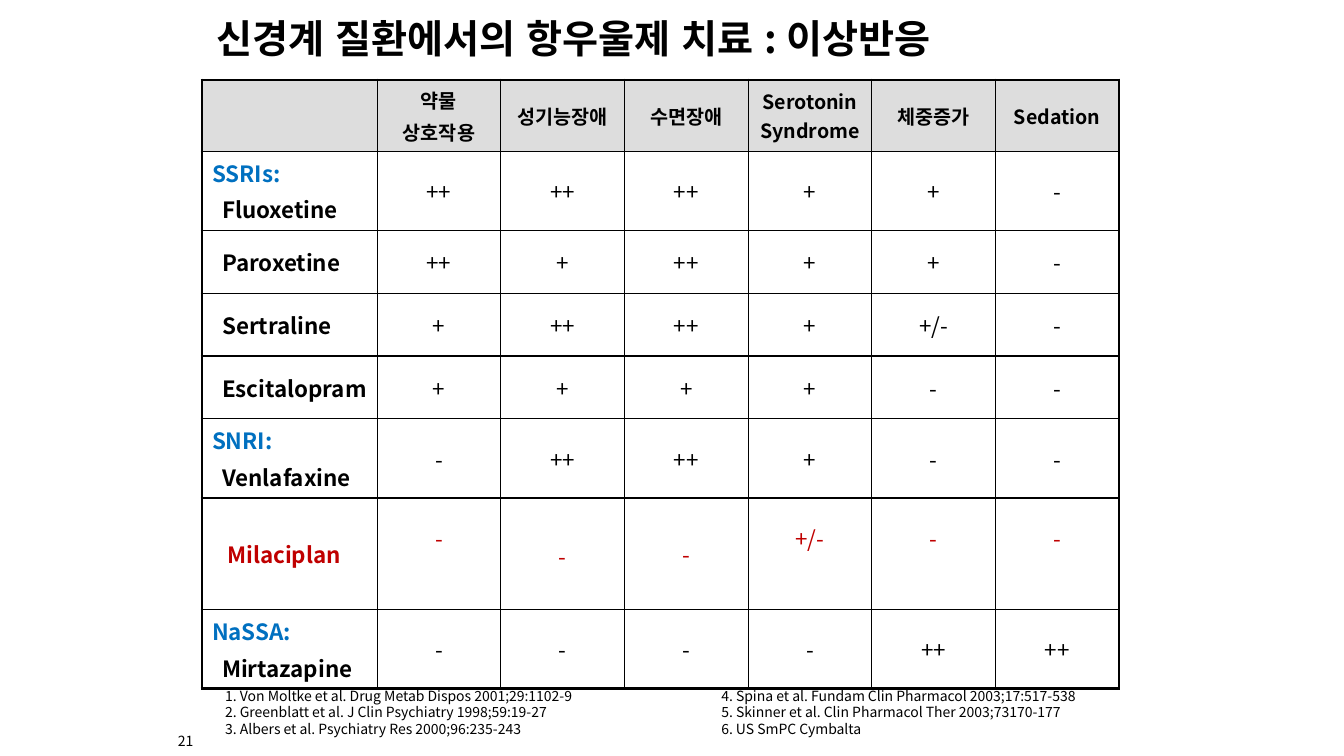
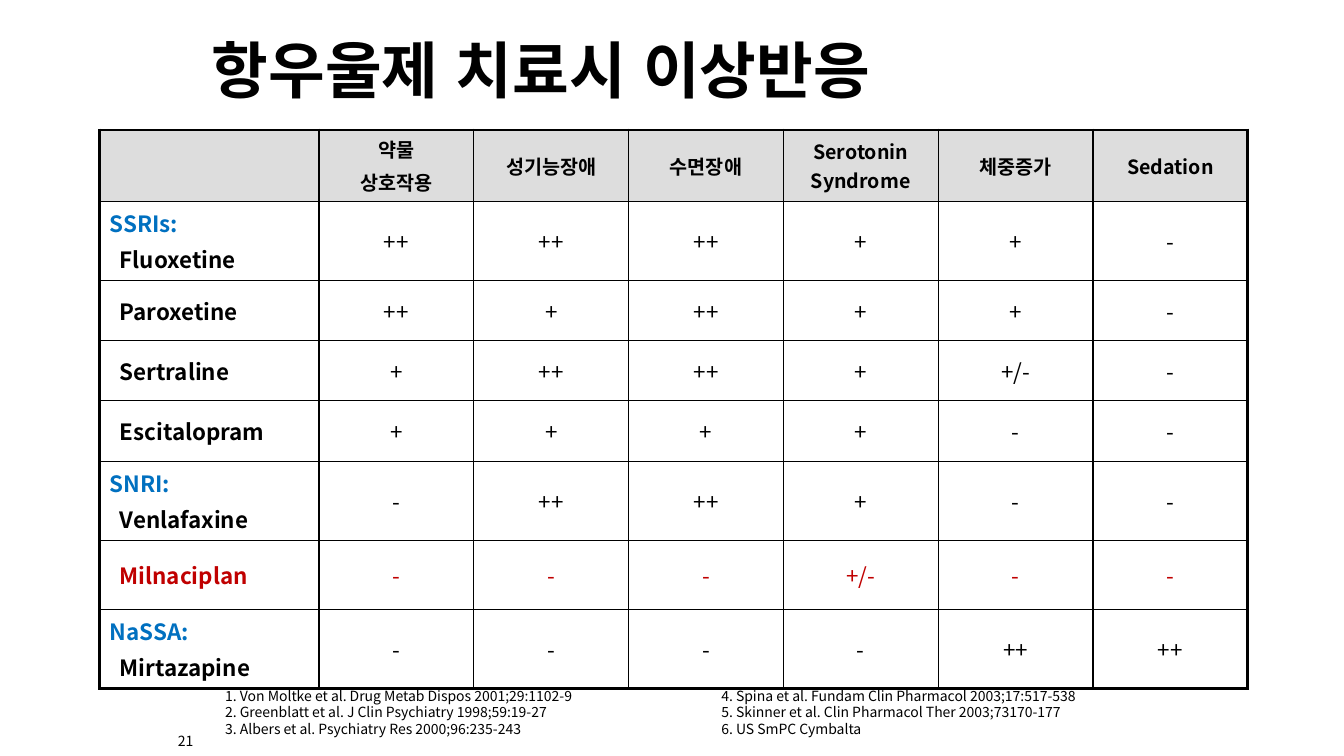
Before and after one commit to sbaram1/Presentation, a slide deck: slide 21 of 20190602_Ixel.pptx. Drawn at 1344x756 pixels with LibreOffice and Linux fonts; fonts in the diff are those of the drawing. Boxes give left, top, right and bottom in pixels: in the first picture for what was removed or moved away, otherwise in the second. Text is boxed around its words. In the diff, an @@ line names an element or a change of style, - is before the commit and + after.

```diff
--- a/20190602_Ixel.pptx
+++ b/20190602_Ixel.pptx
@@ text at <box>212,41,870,99</box>: text changed; size 28 to 44 pt @@
-신경계 질환에서의 항우울제 치료 : 이상반응
+항우울제 치료시 이상반응
@@ rectangle removed at <box>204,108,996,116</box> @@
@@ table at <box>100,130,1249,685</box> @@
-row 7, column 1: Milaciplan
+row 7, column 1: Milnaciplan
@@ table: place and size @@
-table at <box>202,80,1121,686</box>
+table at <box>100,130,1249,685</box>
```
Also in this commit, not shown: 17 other slides changed.
